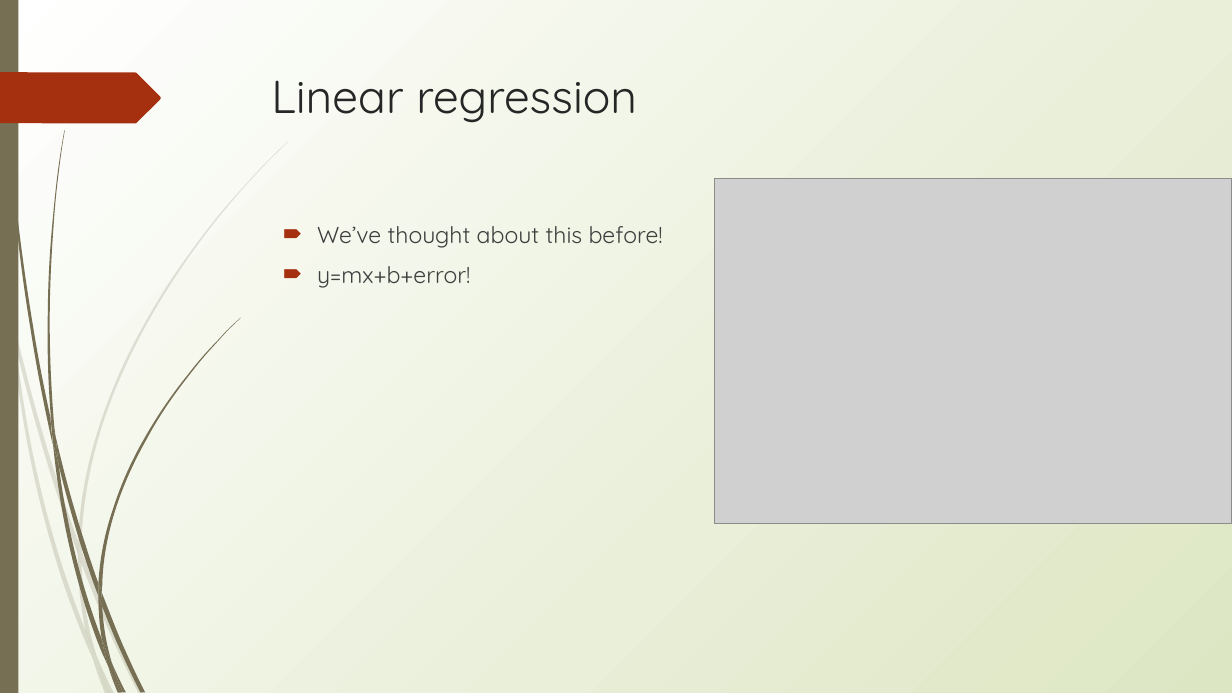
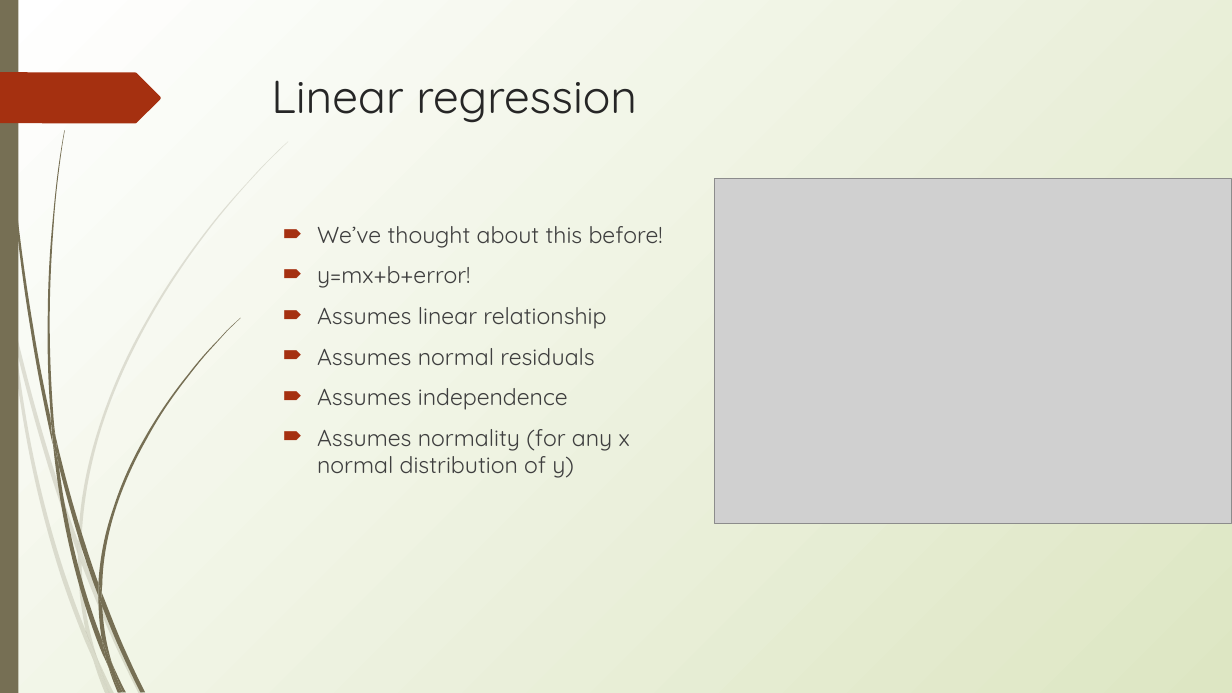
Before and after one commit to erynmcfarlane/GraduateStatsClass, a slide deck: slide 13 of Lecture3.pptx (slide 12 before the commit). Drawn at 1232x693 pixels with LibreOffice and Linux fonts; fonts in the diff are those of the drawing; grey boxes stand for pictures. Boxes give left, top, right and bottom in pixels: in the first picture for what was removed or moved away, otherwise in the second. Text is boxed around its words. In the diff, an @@ line names an element or a change of style, - is before the commit and + after.

```diff
--- a/Lecture3.pptx
+++ b/Lecture3.pptx
@@ text at bbox=[317, 307, 630, 478]: paragraphs added @@
+🠶 Assumes linear relationship
+🠶 Assumes normal residuals
+🠶 Assumes independence
+🠶 Assumes normality (for any x normal distribution of y)
```
Also in this commit, not shown: 5 other slides changed, 4 slides added, 2 other files.
